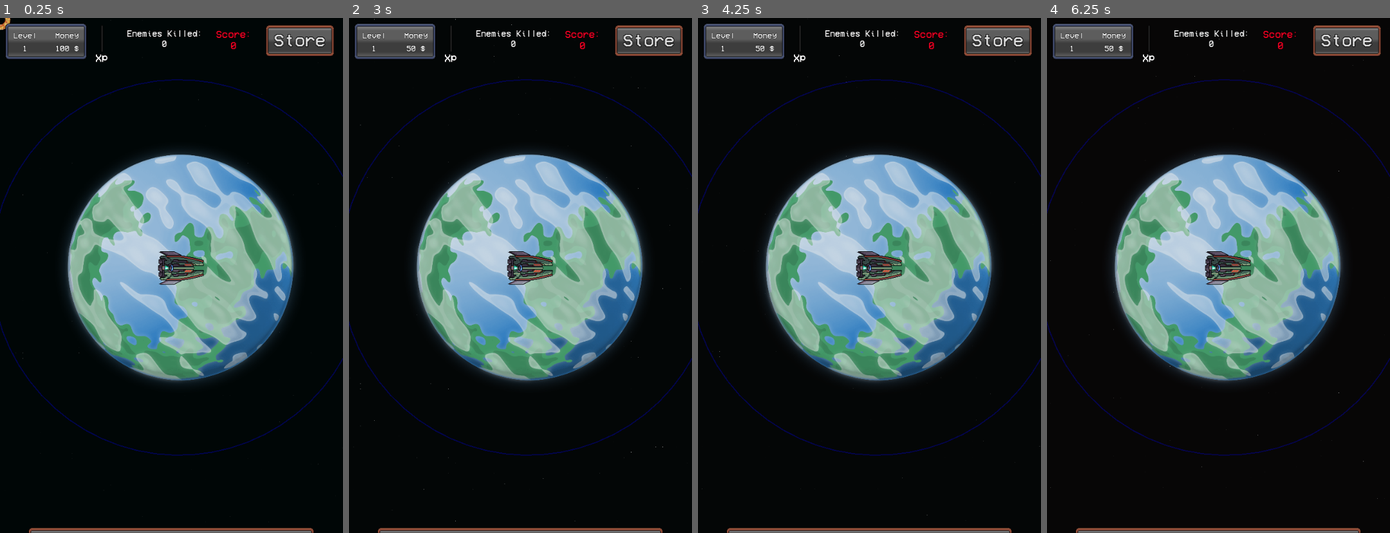
Above: before the commit, frames 1-4 (left to right).
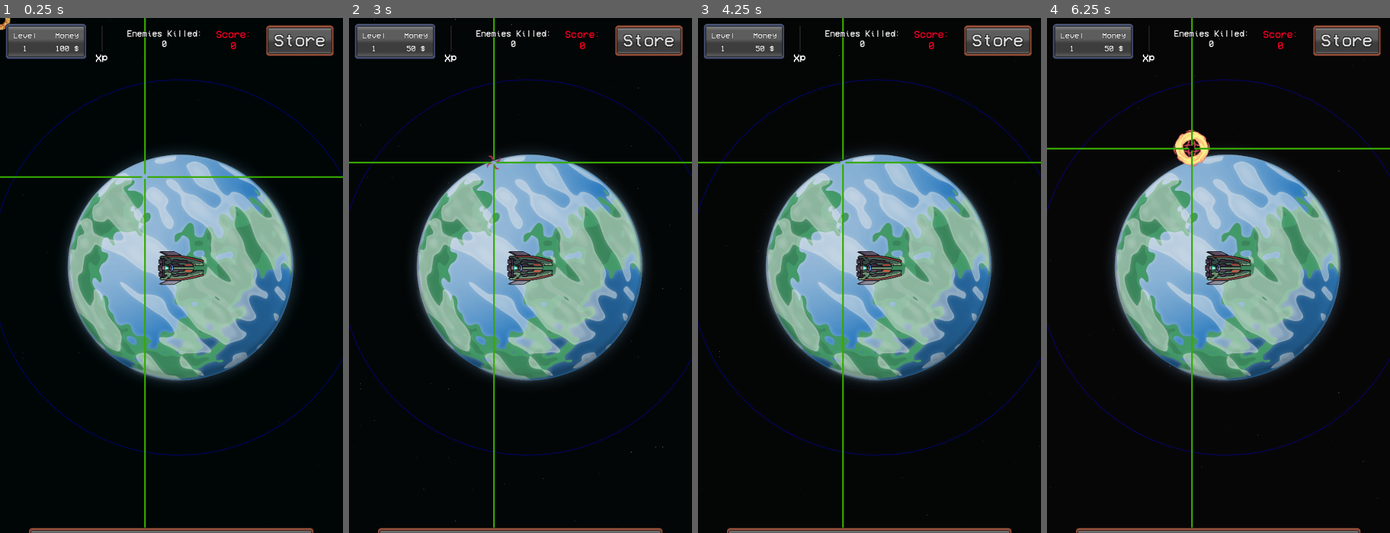
Above: after the commit, the same moments.

Repository: MauroCastro1705/mini_auto_battler
Game: Godot game, scene res://test/test-scene.tscn
The game is run twice, just before and just after one commit, with the same random seed, the same clock (stepped at 60 frames per second) and the same inputs. The project has no main scene, so this scene is started directly.
Inputs (mouse positions are in pixels of both pictures, inside the frame that each line leads up to):
- Up to frame 1 (0.25 s): no input
- Up to frame 2 (3 s): click "Store" at 0.5 s; click "Buy!" at 1.25 s; click "Return" at 2 s; tap Enter at 2.75 s; move the mouse to (595, 249) at 2.77 s; hold W (arriba, bound only after the commit) from 2.78 s (still down); tap Space (shoot) at 2.85 s; click (595, 249) at 2.92 s
- Up to frame 3 (4.25 s): tap D (der, bound only after the commit) at 3.05 s; release W (arriba, bound only after the commit) at 3.5 s; drag from (800, 301) to (876, 265) at 3.52 s
- Up to frame 4 (6.25 s): move the mouse to (1252, 162) at 4.27 s; hold W (arriba, bound only after the commit) 4.28-5 s; tap Space (shoot) at 4.35, 5.75 s; tap D (der, bound only after the commit) at 4.55, 6.05 s; drag from (1201, 378) to (1115, 198) at 5.02 s; move the mouse to (1321, 352) at 5.77 s; hold A (izq, bound only after the commit) from 5.78 s (still down); tap O at 5.85 s

The runs differ from the first frame. In frame 1, 0.9% of the frame differs, in the area x 0-100%, y 0-99%; in frame 2, 0.9%; in frame 3, 0.9%; in frame 4, 1.4%.

Commit message:
bomb disparando

Diff:
--- a/autoloads/Global.gd
+++ b/autoloads/Global.gd
@@ -10,7 +10,9 @@
 var player_score:int = 0
 var player_money:int = 100
 var player_logros:int = 0
-var player_bombs:int = 3
+var player_bombs:int = 300
+var player_bomb_dmg:int = 20
+var player_bomb_size:= Vector2(1.25, 1.25)
 
 var xp:int = 0
 var level:int = 1
--- a/project.godot
+++ b/project.godot
@@ -58,6 +58,30 @@
 "events": [Object(InputEventKey,"resource_local_to_scene":false,"resource_name":"","device":-1,"window_id":0,"alt_press …(191 unchanged characters)…
 ]
 }
+arriba={
+"deadzone": 0.2,
+"events": [Object(InputEventKey,"resource_local_to_scene":false,"resource_name":"","device":-1,"window_id":0,"alt_pressed":false,"shift_pressed":false,"ctrl_pressed":false,"meta_pressed":false,"pressed":false,"keycode":0,"physical_keycode":87,"key_label":0,"unicode":119,"location":0,"echo":false,"script":null)
+, Object(InputEventKey,"resource_local_to_scene":false,"resource_name":"","device":-1,"window_id":0,"alt_pressed":false,"shift_pressed":false,"ctrl_pressed":false,"meta_pressed":false,"pressed":false,"keycode":0,"physical_keycode":4194320,"key_label":0,"unicode":0,"location":0,"echo":false,"script":null)
+]
+}
+abajo={
+"deadzone": 0.2,
+"events": [Object(InputEventKey,"resource_local_to_scene":false,"resource_name":"","device":-1,"window_id":0,"alt_pressed":false,"shift_pressed":false,"ctrl_pressed":false,"meta_pressed":false,"pressed":false,"keycode":0,"physical_keycode":4194322,"key_label":0,"unicode":0,"location":0,"echo":false,"script":null)
+, Object(InputEventKey,"resource_local_to_scene":false,"resource_name":"","device":-1,"window_id":0,"alt_pressed":false,"shift_pressed":false,"ctrl_pressed":false,"meta_pressed":false,"pressed":false,"keycode":0,"physical_keycode":83,"key_label":0,"unicode":115,"location":0,"echo":false,"script":null)
+]
+}
+der={
+"deadzone": 0.2,
+"events": [Object(InputEventKey,"resource_local_to_scene":false,"resource_name":"","device":-1,"window_id":0,"alt_pressed":false,"shift_pressed":false,"ctrl_pressed":false,"meta_pressed":false,"pressed":false,"keycode":0,"physical_keycode":68,"key_label":0,"unicode":100,"location":0,"echo":false,"script":null)
+, Object(InputEventKey,"resource_local_to_scene":false,"resource_name":"","device":-1,"window_id":0,"alt_pressed":false,"shift_pressed":false,"ctrl_pressed":false,"meta_pressed":false,"pressed":false,"keycode":0,"physical_keycode":4194321,"key_label":0,"unicode":0,"location":0,"echo":false,"script":null)
+]
+}
+izq={
+"deadzone": 0.2,
+"events": [Object(InputEventKey,"resource_local_to_scene":false,"resource_name":"","device":-1,"window_id":0,"alt_pressed":false,"shift_pressed":false,"ctrl_pressed":false,"meta_pressed":false,"pressed":false,"keycode":0,"physical_keycode":65,"key_label":0,"unicode":97,"location":0,"echo":false,"script":null)
+, Object(InputEventKey,"resource_local_to_scene":false,"resource_name":"","device":-1,"window_id":0,"alt_pressed":false,"shift_pressed":false,"ctrl_pressed":false,"meta_pressed":false,"pressed":false,"keycode":0,"physical_keycode":4194319,"key_label":0,"unicode":0,"location":0,"echo":false,"script":null)
+]
+}
 
 [layer_names]
 
--- a/proyectiles/bomb/bomb_1.gd
+++ b/proyectiles/bomb/bomb_1.gd
@@ -1,30 +1,49 @@
-extends Node2D
+extends CharacterBody2D
+
 var damage:int = 10
 @onready var sprite: AnimatedSprite2D = $AnimatedSprite2D
+@onready var sprite_collision: CollisionShape2D = $explosion_area/CollisionShape2D
+var speed:float = 400.0
+
 
 
 func _ready() -> void:
 	sprite.hide()
+func get_input():
+	var input_direction = Input.get_vector("izq", "der", "arriba", "abajo")
+	velocity = input_direction * speed
 
-func _process(delta: float) -> void:
+func _physics_process(_delta):
 	if Input.is_action_just_pressed("shoot"):
 		explode()
+	get_input()
+	move_and_slide()
 
 
 func explode():
+	if Global.player_bombs < 1:
+		print("no hay bombas disponibles")
+		speed = 400
+		return
+
+	speed = 0
+	set_bomb_params()
 	sprite.show()
 	sprite.play("explosion")
+	Global.player_bombs -= 1
 
+	# Apply damage to enemies in area
+	var bodies = $explosion_area.get_overlapping_bodies()
+	for body in bodies:
+		if body.has_method("take_damage"):
+			body.take_damage(damage)
 
-func _on_explosion_area_body_entered(body: Node2D) -> void:
-	if body.has_method("take_damage"):
-		var impact_fx = preload("res://resources/impact_particle_new.tscn").instantiate()
-		get_tree().current_scene.add_child(impact_fx)
-		impact_fx.global_position = global_position
-		impact_fx.emitting = true
-		body.take_damage(damage)
-
+func set_bomb_params():
+	sprite.scale = Global.player_bomb_size
+	sprite_collision.scale = Global.player_bomb_size
+	damage = Global.player_bomb_dmg
 
 
 func _on_animated_sprite_2d_animation_finished() -> void:
 	sprite.hide()
+	speed = 400
--- a/proyectiles/bomb/bomb_1.tscn
+++ b/proyectiles/bomb/bomb_1.tscn
@@ -7,7 +7,7 @@
 radius = 12.2066
 
 [sub_resource type="CircleShape2D" id="CircleShape2D_2ydn0"]
-radius = 56.0
+radius = 34.0
 
 [sub_resource type="AtlasTexture" id="AtlasTexture_ivrvo"]
 atlas = ExtResource("2_438kd")
@@ -102,53 +102,58 @@
 }]
 
 [node name="Bomb1" type="CharacterBody2D"]
+collision_layer = 0
+collision_mask = 0
 script = ExtResource("1_2ydn0")
 
 [node name="CollisionShape2D" type="CollisionShape2D" parent="."]
-visible = false
+light_mask = 0
+visibility_layer = 0
 shape = SubResource("CircleShape2D_438kd")
 
 [node name="explosion_area" type="Area2D" parent="."]
-visible = false
+light_mask = 0
+visibility_layer = 2
 
 [node name="CollisionShape2D" type="CollisionShape2D" parent="explosion_area"]
+scale = Vector2(1.2, 1.2)
 shape = SubResource("CircleShape2D_2ydn0")
-
-[node name="Node" type="Node" parent="."]
-
-[node name="ColorRect" type="ColorRect" parent="Node"]
-offset_left = 5.0
-offset_top = -1.0
-offset_right = 45.0
-color = Color(0.216889, 0.660703, 0, 1)
-
-[node name="ColorRect2" type="ColorRect" parent="Node"]
-offset_left = -45.0
-offset_right = -5.0
-offset_bottom = 1.0
-color = Color(0.216889, 0.660703, 0, 1)
-
-[node name="ColorRect3" type="ColorRect" parent="Node"]
-offset_left = -1.0
-offset_top = -5.0
-offset_right = 39.0
-offset_bottom = -4.0
-rotation = -1.5708
-color = Color(0.216889, 0.660703, 0, 1)
-
-[node name="ColorRect4" type="ColorRect" parent="Node"]
-offset_top = 44.0
-offset_right = 40.0
-offset_bottom = 45.0
-rotation = -1.5708
-color = Color(0.216889, 0.660703, 0, 1)
 
 [node name="AnimatedSprite2D" type="AnimatedSprite2D" parent="."]
 scale = Vector2(1.21875, 1.21875)
 sprite_frames = SubResource("SpriteFrames_02u5d")
 animation = &"explosion"
 frame = 11
-frame_progress = 0.383243
+frame_progress = 1.0
 
-[connection signal="body_entered" from="explosion_area" to="." method="_on_explosion_area_body_entered"]
+[node name="ColorRect" type="ColorRect" parent="."]
+offset_left = 5.0
+offset_top = -1.0
+offset_right = 671.0
+offset_bottom = 2.0
+color = Color(0.216889, 0.660703, 0, 1)
+
+[node name="ColorRect2" type="ColorRect" parent="."]
+offset_left = -494.0
+offset_top = -1.0
+offset_right = -5.0
+offset_bottom = 2.0
+color = Color(0.216889, 0.660703, 0, 1)
+
+[node name="ColorRect3" type="ColorRect" parent="."]
+offset_left = -1.0
+offset_top = -5.0
+offset_right = 1085.0
+offset_bottom = -2.0
+rotation = -1.5708
+color = Color(0.216889, 0.660703, 0, 1)
+
+[node name="ColorRect4" type="ColorRect" parent="."]
+offset_left = -1.0
+offset_top = 1006.0
+offset_right = 1001.0
+offset_bottom = 1009.0
+rotation = -1.5708
+color = Color(0.216889, 0.660703, 0, 1)
+
 [connection signal="animation_finished" from="AnimatedSprite2D" to="." method="_on_animated_sprite_2d_animation_finished"]
--- a/test/test-scene.tscn
+++ b/test/test-scene.tscn
@@ -12,6 +12,7 @@
 [ext_resource type="PackedScene" uid="uid://bhy62wjmyxrdf" path="res://ui/always_ui/always.tscn" id="8_q134b"]
 [ext_resource type="PackedScene" uid="uid://cg4kuqvhon4ns" path="res://ui/upgrade-menu/upgrade-menu.tscn" id="9_jipin"]
 [ext_resource type="PackedScene" uid="uid://cvuxl5jl1lkpp" path="res://ui/exp_bar/exp_bar.tscn" id="10_3wmdq"]
+[ext_resource type="PackedScene" uid="uid://b631jjvhgsbol" path="res://proyectiles/bomb/bomb_1.tscn" id="13_ehe6g"]
 
 [sub_resource type="ShaderMaterial" id="ShaderMaterial_ehe6g"]
 shader = ExtResource("1_s3pen")
@@ -102,4 +103,7 @@
 wait_time = 5.0
 autostart = true
 
+[node name="Bomb1" parent="." instance=ExtResource("13_ehe6g")]
+position = Vector2(270, 296)
+
 [connection signal="timeout" from="Timer" to="GameManager" method="_on_timer_timeout"]
Not shown: 1 places in test/test-scene.tscn that only renumber resources
